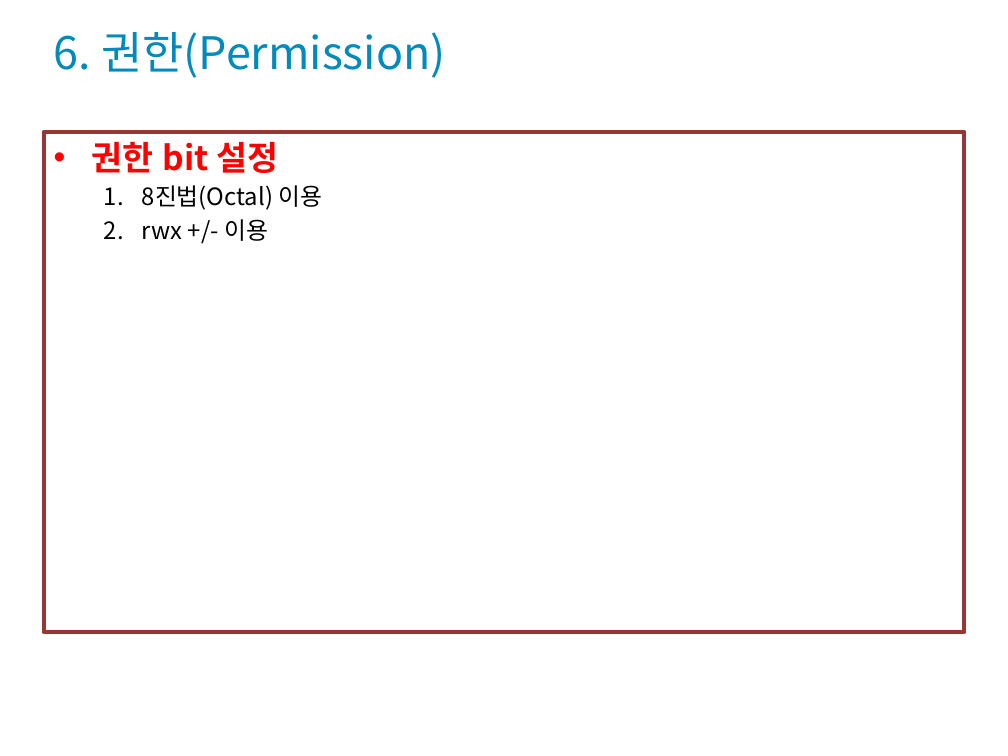
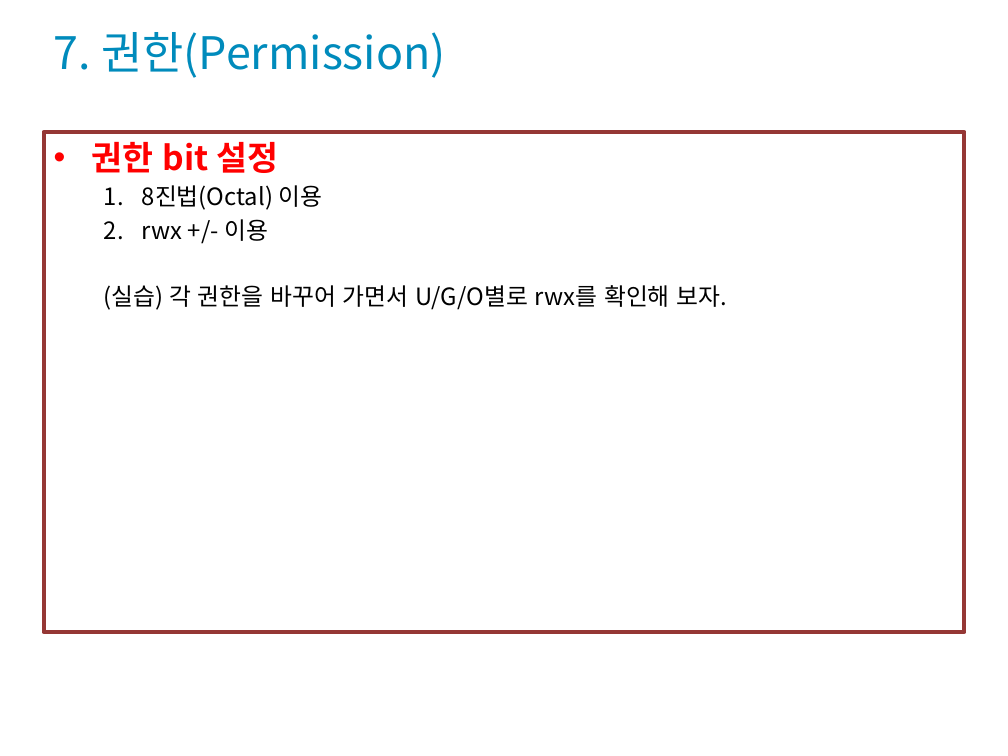
Before and after one commit to codefoolosopher/linuxedu, a slide deck: slide 11 of portfolio/Linux_OS_System_2022_1_s6.pptx (slide 10 before the commit). Drawn at 1008x756 pixels with LibreOffice and Linux fonts; fonts in the diff are those of the drawing; background and template pictures are left out. Boxes give left, top, right and bottom in pixels: in the first picture for what was removed or moved away, otherwise in the second. Text is boxed around its words. In the diff, an @@ line names an element or a change of style, - is before the commit and + after.

```diff
--- a/portfolio/Linux_OS_System_2022_1_s6.pptx
+++ b/portfolio/Linux_OS_System_2022_1_s6.pptx
@@ title at (54, 32, 446, 78): text changed @@
-6. 권한(Permission)
+7. 권한(Permission)
@@ text at (104, 285, 728, 310): paragraph added @@
+  (실습) 각 권한을 바꾸어 가면서 U/G/O별로 rwx를 확인해 보자.
```
Also in this commit, not shown: 7 other slides changed, 2 slides added.
